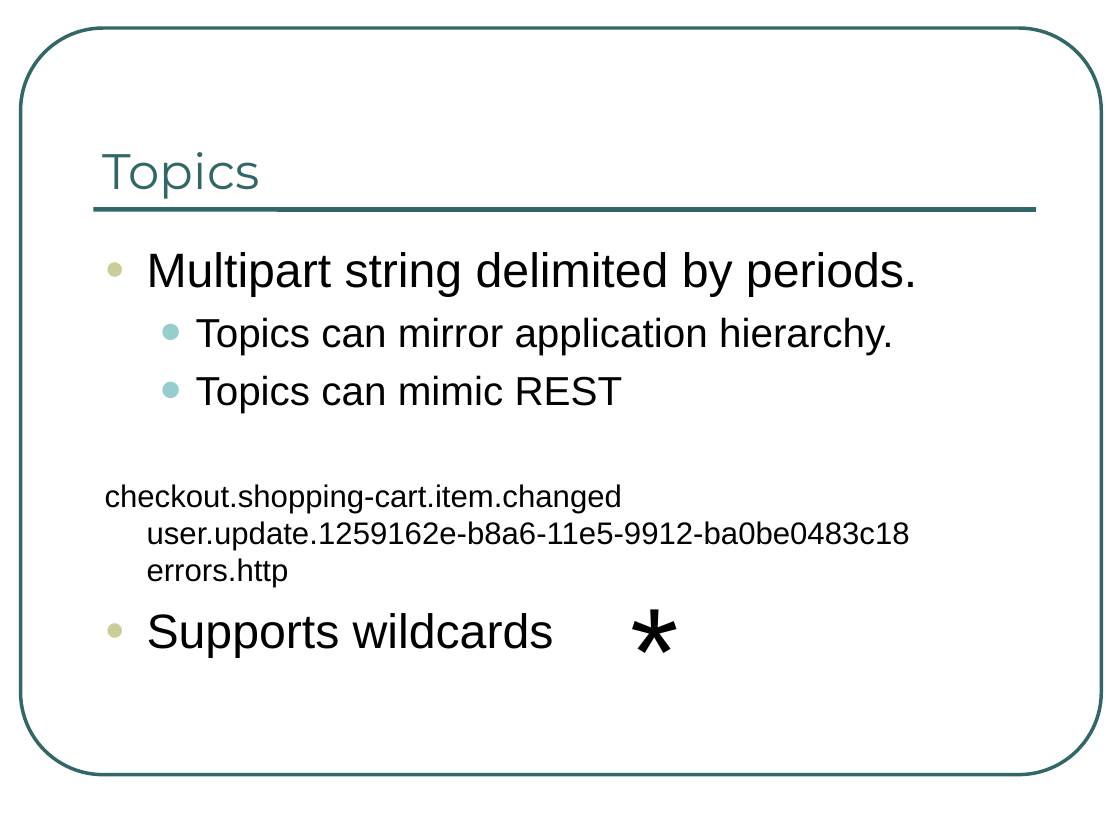
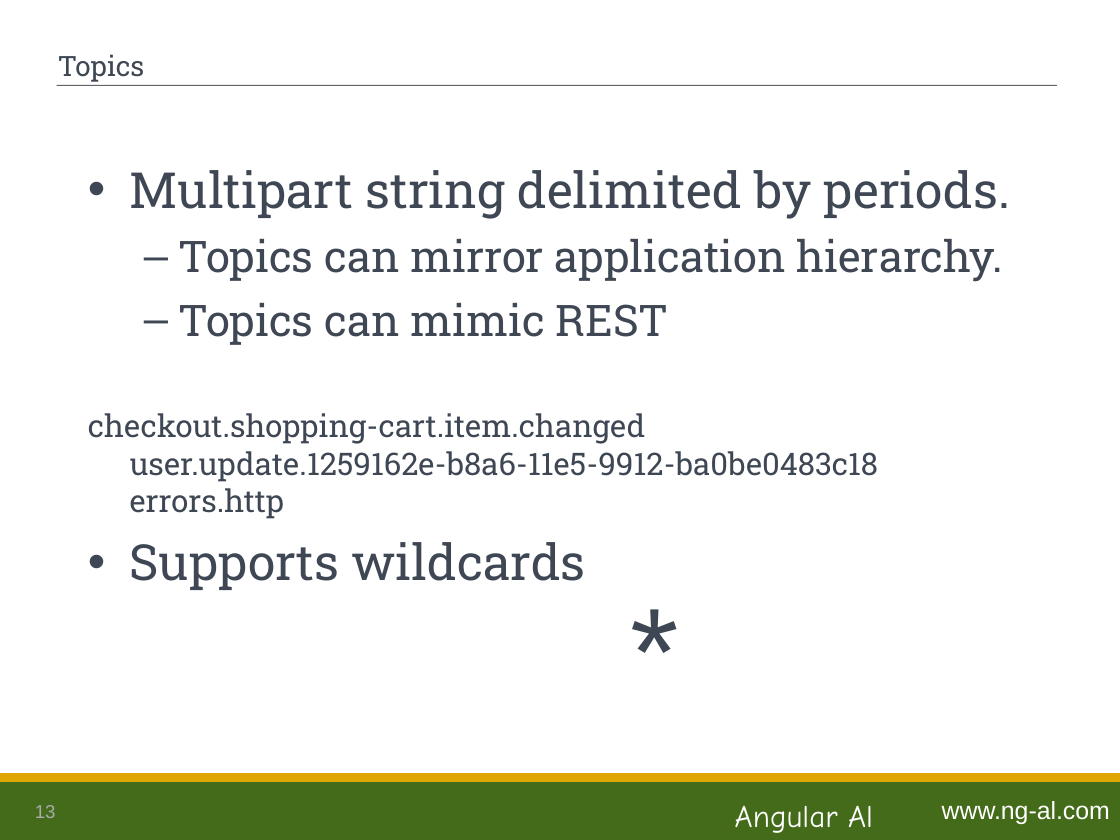
Before and after one commit to ng-al/LambSampleApp, a slide deck: slide 13 of Lamb.ppt. Drawn at 1120x840 pixels with LibreOffice and Linux fonts; fonts in the diff are those of the drawing. Boxes give left, top, right and bottom in pixels: in the first picture for what was removed or moved away, otherwise in the second. Text is boxed around its words. In the diff, an @@ line names an element or a change of style, - is before the commit and + after.

```diff
--- a/Lamb.ppt
+++ b/Lamb.ppt
@@ rounded rectangle removed at [20,28,1101,775] @@
@@ title "Topics": place and size @@
-title "Topics" at [103,152,260,199]
+title "Topics" at [58,54,145,82]
@@ title "Topics" at [58,54,145,82]: size 32 to 18 pt, font Montserrat to Roboto Slab, text colour #336666 to #3E4753; vertical alignment bottom to middle @@
@@ line moved from (93, 209) - (1036, 209) to (57, 85) - (1057, 85) @@
@@ line (57, 85) - (1057, 85): stroke #336666 3 pt to #626366 0.74 pt @@
@@ text "Multipart string delimited by periods.": place and size @@
-text "Multipart string delimited by periods." at [105,252,917,658]
+text "Multipart string delimited by periods." at [88,170,1010,590]
@@ text "Multipart string delimited by periods." at [88,170,1010,590]: size 31 to 32 pt in "Multipart string delimited by periods.", "Supports wildcards"; font Arial to Roboto Slab, text colour #000000 to #3E4753; size 26 to 28 pt in "Topics can mirror application hierarchy.", "Topics can mimic REST"; bullet ● to •; bullet colour #CCCC99 to #3E4753; bullet • to –; bullet colour #97CDCC to #3E4753; indent changed @@
@@ text "*" at [619,566,690,727]: text colour #000000 to #3E4753 @@
@@ rectangle added at [0,778,1120,840], fill #446B19 @@
@@ rectangle added at [0,775,1120,781], fill #DFA602, outline #DFA602 2.01 pt @@
@@ page number added at [35,805,56,818], 12 pt, text #AAABAC @@
+13
@@ text added at [735,805,873,833], 20 pt, text #FFFFFF @@
+Angular Al
@@ text added at [942,801,1110,824], 16 pt, text #FFFFFF @@
+www.ng-al.com
```
Also in this commit, not shown: 37 other slides changed, 1 slide added, 1 other file.
